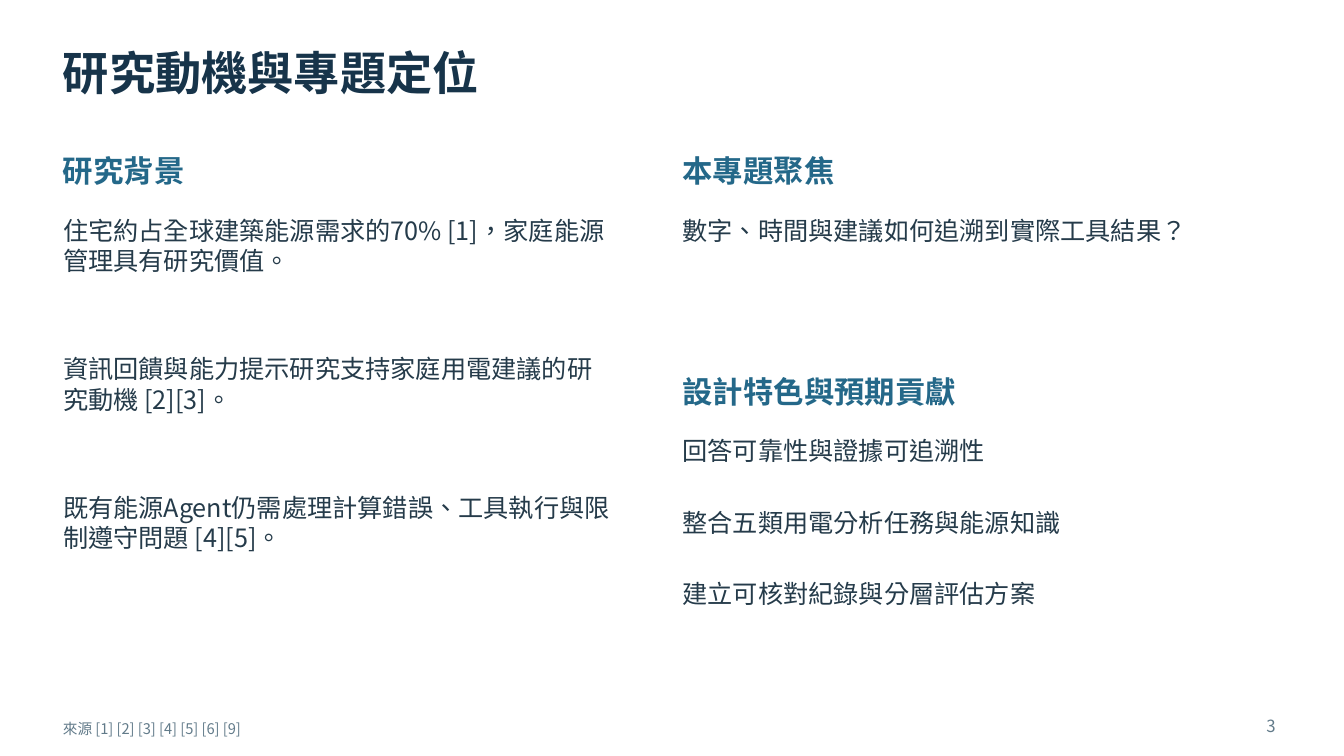
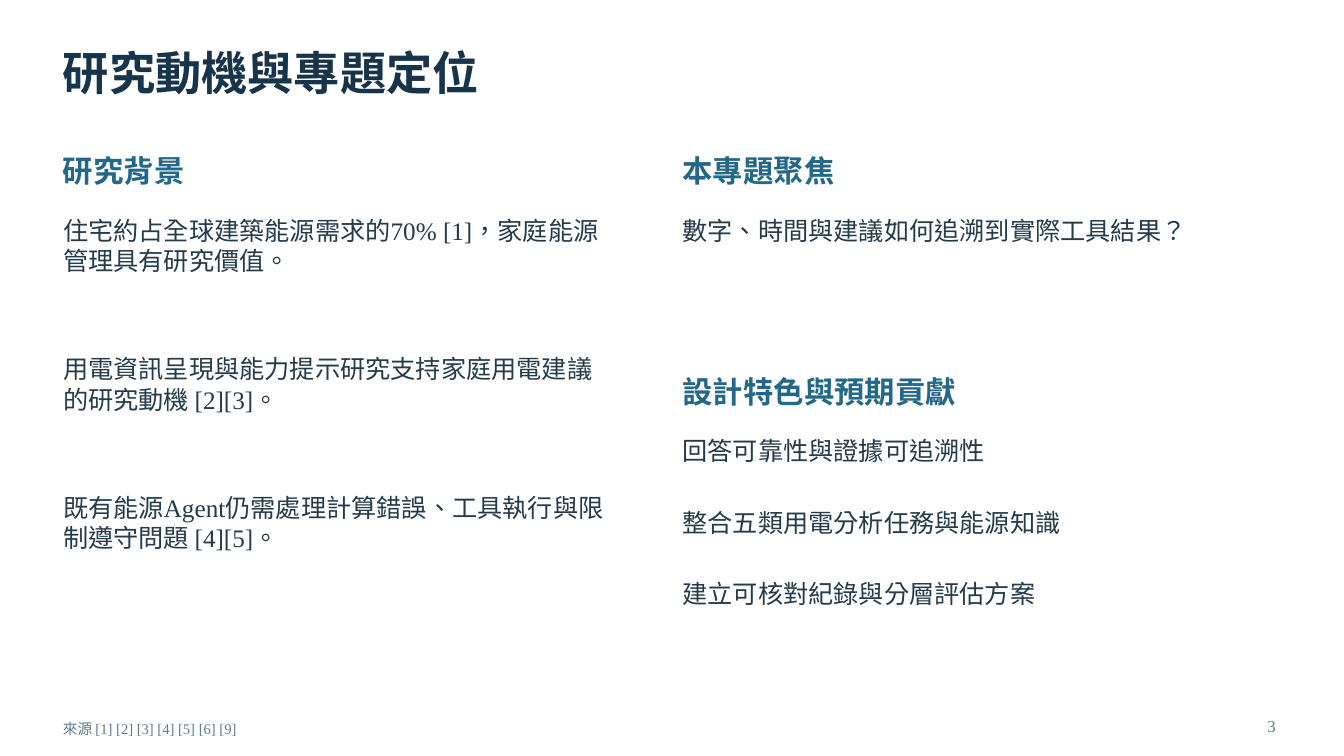
Before and after one commit to lun-09-15/AIoT_Final_Proj, a slide deck: slide 3 of deliverables/Energy_Detective_Proposal.pptx. Drawn at 1344x756 pixels with LibreOffice and Linux fonts; fonts in the diff are those of the drawing. Boxes give left, top, right and bottom in pixels: in the first picture for what was removed or moved away, otherwise in the second. Text is boxed around its words. In the diff, an @@ line names an element or a change of style, - is before the commit and + after.

```diff
--- a/deliverables/Energy_Detective_Proposal.pptx
+++ b/deliverables/Energy_Detective_Proposal.pptx
@@ text at (x1=63, y1=356, x2=592, y2=413): text changed; font Noto Sans CJK TC to Times New Roman @@
-資訊回饋與能力提示研究支持家庭用電建議的研究動機 [2][3]。
+用電資訊呈現與能力提示研究支持家庭用電建議的研究動機 [2][3]。
@@ font Noto Sans CJK TC to Times New Roman in 4 elements at (x1=63, y1=218, x2=598, y2=272), (x1=63, y1=495, x2=603, y2=551), (x1=63, y1=722, x2=236, y2=736), (x1=1267, y1=721, x2=1275, y2=732) @@
```
Also in this commit, not shown: 18 other slides changed, 14 other files.
